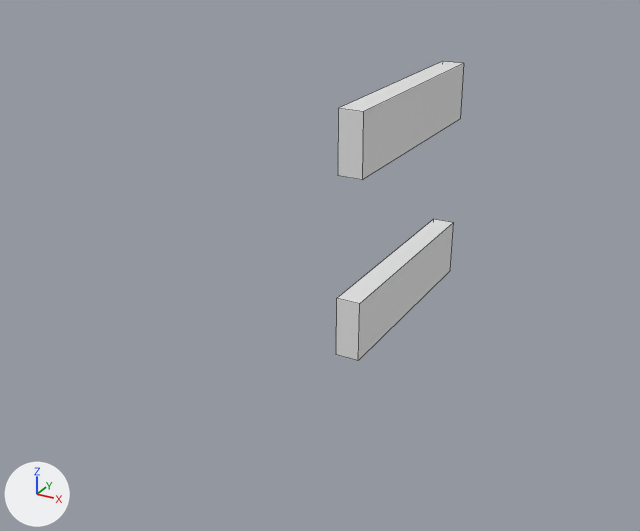
Two versions of the Blender file BlenderModels/Motel/MotelKit/MotelKit.blend, one commit apart.
Before and after are seen from a camera (50 mm lens) standing at (2.69, -5.53, 3.51) and looking at (-0.73, 0.69, 0.4). The axes (+X, +Y, +Z) are drawn at lower left. The lights are the same throughout. The picture after the commit comes second. Mesh edges are drawn as thin lines.

Objects in the first picture: 'MO_WA_WinFull'.
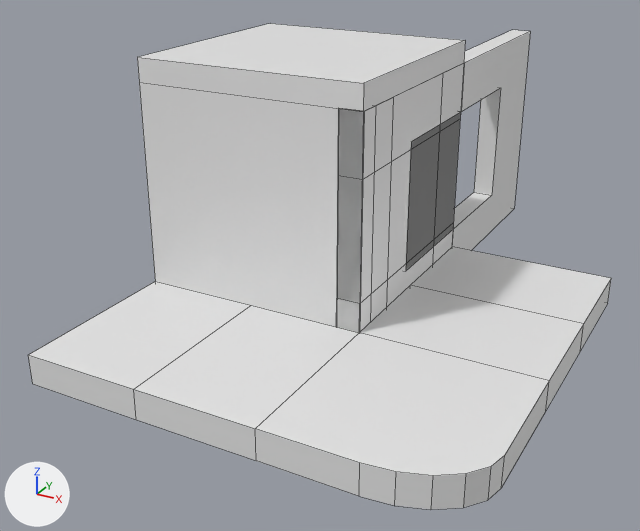
Commit message: updated motel kit

Boxes (x1, y1, x2, y2) around the edits, measured in the pictures (640 x 531 px):
'MO_SW_Corner', added: after (134, 285, 584, 510)
'MO_WA_Corner', shown: after (139, 82, 460, 332)
'MO_Roof', shown: after (137, 24, 465, 112)
'MO_SW_Z', added: after (28, 281, 251, 419)
'MO_WA_WinLeft', shown: after (359, 64, 464, 332)
'MO_WA_WinRight', shown: after (452, 30, 530, 250)
'MO_SW_X', added: after (411, 247, 611, 351)
'MO_Door', shown: after (344, 112, 461, 333)
'MO_WA_Flat', shown: after (336, 176, 356, 330)
'MO_WA_WinFull', unchanged, covered by the edit: before (336, 61, 464, 361); after (338, 108, 453, 264)

Diff of the bpy script that builds the scene:
```diff
--- a/BlenderModels/Motel/MotelKit/MotelKit.blend.py
+++ b/BlenderModels/Motel/MotelKit/MotelKit.blend.py
@@ mat_material_062 @@
+mat_material_062 = principled_material('Material.062')
+mat_material_062.base_color = (0.8, 0.8, 0.8)  # white #e7e7e7
@@ mat_material_061 @@
+mat_material_061 = principled_material('Material.061')
+mat_material_061.base_color = (0.8, 0.8, 0.8)  # white #e7e7e7
@@ me_cube_008 @@
+me_cube_008.from_pydata(...)  # a box spanning x -0.2..0.0, y 0.0..2.0, z 0.0..2.0
+me_cube_008.materials.append(mat_material_062)  # white #e7e7e7
@@ me_cube_007 @@
+me_cube_007.from_pydata(...)  # a box spanning x -0.2..0.0, y 0.0..2.0, z 0.0..2.0
+me_cube_007.materials.append(mat_material_061)  # white #e7e7e7
@@ me_cube_003 @@
+me_cube_003.from_pydata(...)  # a box spanning x -0.2..0.0, y 0.0..2.0, z 0.0..2.0; a box spanning x -0.2..0.0, y -3.0..0.0, z 0.0..2.0; a box spanning x -0.2..0.0, y -3.0..0.0, z -1.33..0.0
@@ ob_mo_wa_flat @@
 ob_mo_wa_flat.location = (0.0, 0.0, 0.0)
-ob_mo_wa_flat.scale = (1.0, 1.0, 0.5)
-ob_mo_wa_flat.hide_set(True)
@@ ob_mo_wa_winright @@
 _m = ob_mo_wa_winright.modifiers.new('Boolean', 'BOOLEAN')
 _m.object = ob_winrightcutout
-ob_mo_wa_winright.hide_set(True)
@@ ob_mo_roof @@
 ob_mo_roof.location = (0.0, 0.0, 2.0)
-ob_mo_roof.hide_set(True)
@@ ob_mo_door @@
 _m = ob_mo_door.modifiers.new('Boolean', 'BOOLEAN')
 _m.object = ob_doorcutout
-ob_mo_door.hide_set(True)
@@ ob_mo_wa_winleft @@
 _m = ob_mo_wa_winleft.modifiers.new('Boolean', 'BOOLEAN')
 _m.object = ob_winleftcutout
-ob_mo_wa_winleft.hide_set(True)
@@ ob_mo_wa_corner @@
 ob_mo_wa_corner.location = (0.0, 0.0, 0.0)
-ob_mo_wa_corner.hide_set(True)
@@ ob_mo_sw_z @@
+ob_mo_sw_z = bpy.data.objects.new('MO_SW_Z', me_cube_008)
+ob_mo_sw_z.location = (-1.0, 0.0, 0.0)
+ob_mo_sw_z.rotation_euler = (3.142, 1.571, 0.0)  # degrees (180, 90, 0)
+ob_mo_sw_z.scale = (1.25, 0.75, 0.5)
@@ ob_mo_sw_x @@
+ob_mo_sw_x = bpy.data.objects.new('MO_SW_X', me_cube_007)
+ob_mo_sw_x.location = (0.0, 1.0, 0.0)
+ob_mo_sw_x.rotation_euler = (0.0, 1.571, 0.0)  # degrees (0, 90, 0)
+ob_mo_sw_x.scale = (1.25, 0.5, 0.75)
@@ ob_mo_sw_corner @@
+ob_mo_sw_corner = bpy.data.objects.new('MO_SW_Corner', me_cube_003)
+ob_mo_sw_corner.location = (0.0, 0.0, 0.0)
+ob_mo_sw_corner.rotation_euler = (0.0, 1.571, 0.0)  # degrees (0, 90, 0)
+ob_mo_sw_corner.scale = (1.25, 0.5, 0.75)
+_m = ob_mo_sw_corner.modifiers.new('Bevel', 'BEVEL')
+_m.width = 1.0
+_m.width_pct = 1.0
+_m.segments = 5
+_m.limit_method = 'WEIGHT'
```
